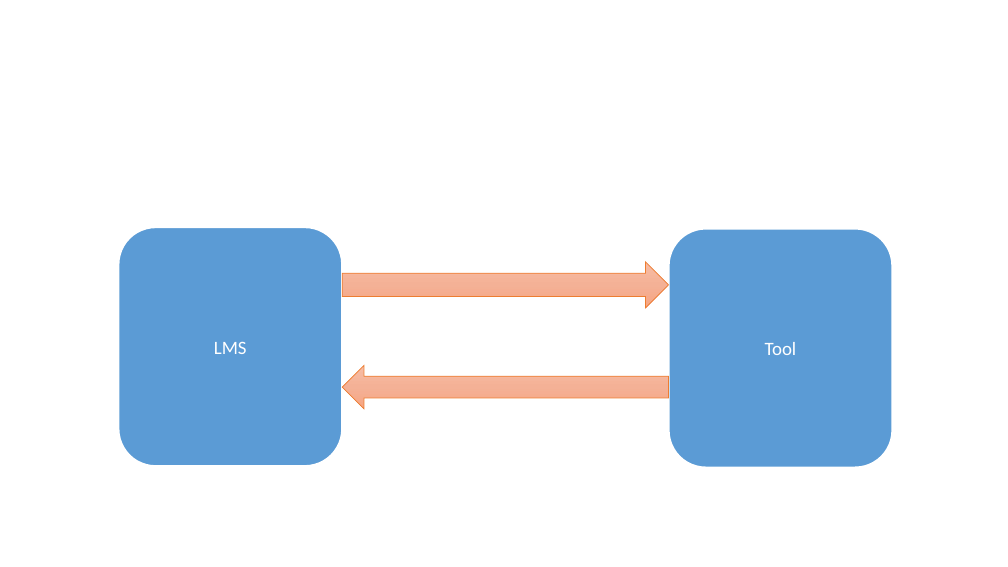
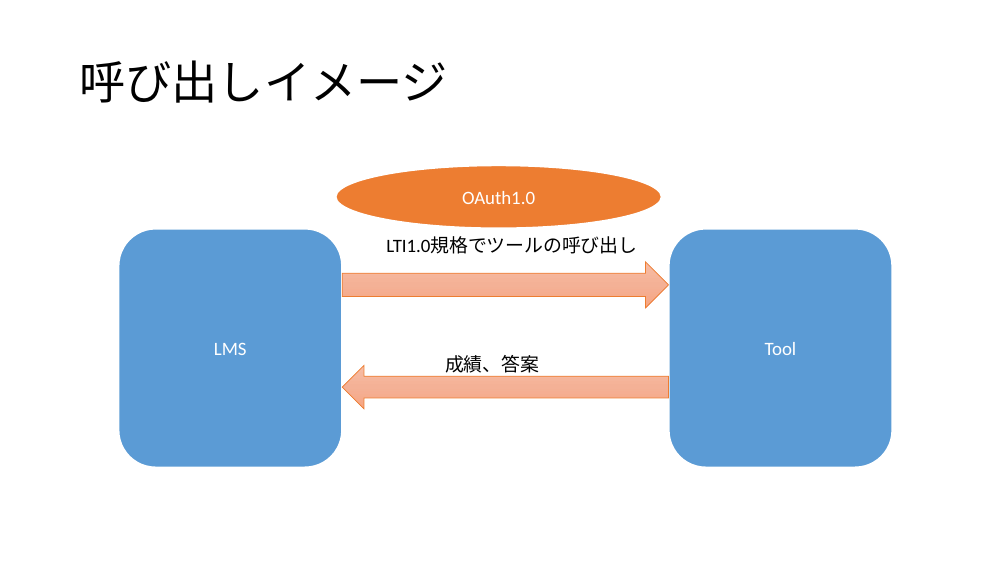
Before and after one commit to fujiLabo/fuji_simu, a slide deck: slide 8 of 卒検発表(suga).pptx. Drawn at 1008x567 pixels with LibreOffice and Linux fonts; fonts in the diff are those of the drawing. Boxes give left, top, right and bottom in pixels: in the first picture for what was removed or moved away, otherwise in the second. Text is boxed around its words. In the diff, an @@ line names an element or a change of style, - is before the commit and + after.

```diff
--- a/卒検発表(suga).pptx
+++ b/卒検発表(suga).pptx
@@ title added at [79, 60, 448, 103], 33 pt, text #000000 @@
+呼び出しイメージ
@@ ellipse added at [336, 165, 662, 229], fill #ED7D31, outline #FFFFFF 1.5 pt, 13.5 pt, text #FFFFFF @@
+OAuth1.0
@@ text added at [386, 237, 637, 254], 13.5 pt, text #000000 @@
+LTI1.0規格でツールの呼び出し
@@ text added at [445, 355, 539, 377], 13.5 pt, text #000000 @@
+成績、答案
```
Also in this commit, not shown: 4 other slides changed, 8 slides added, 2 slides removed, 2 other files.
